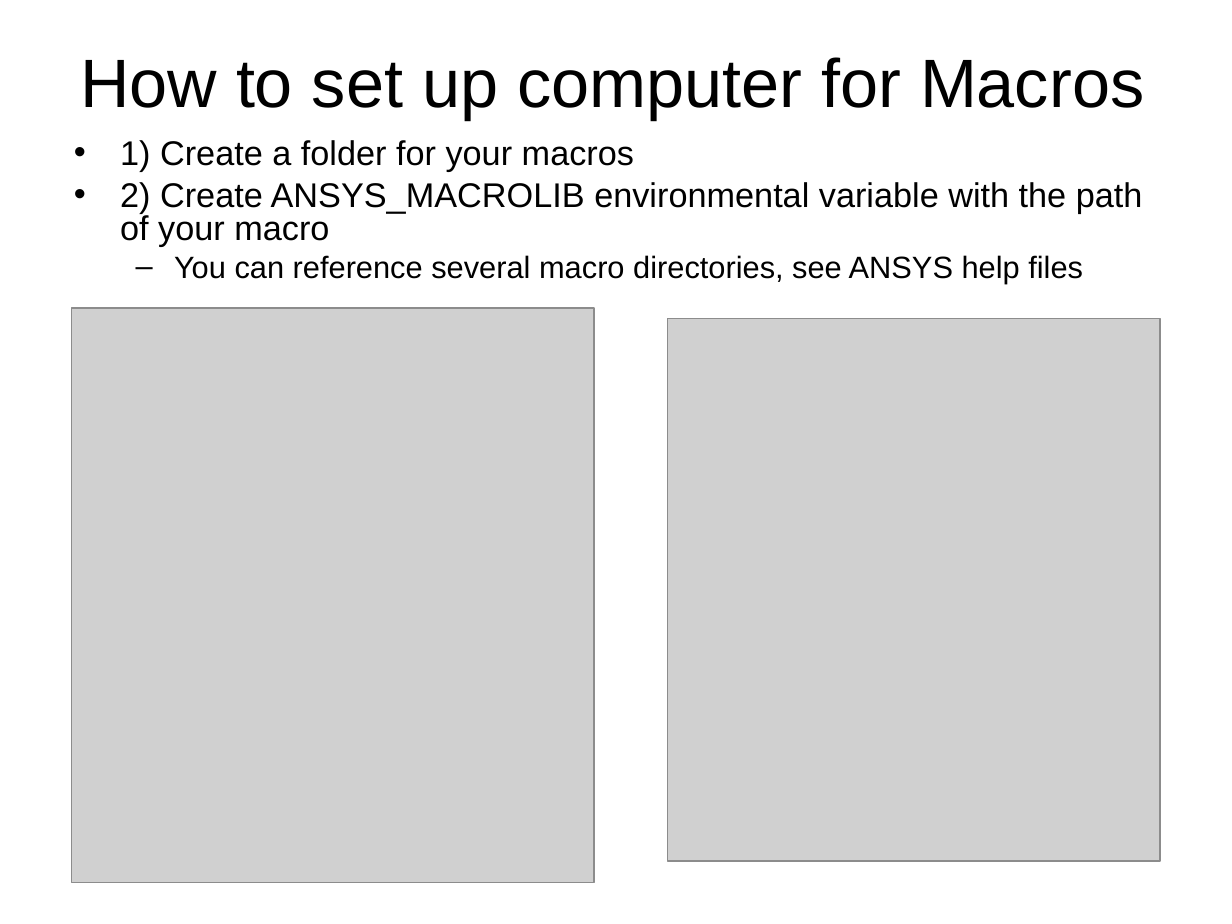
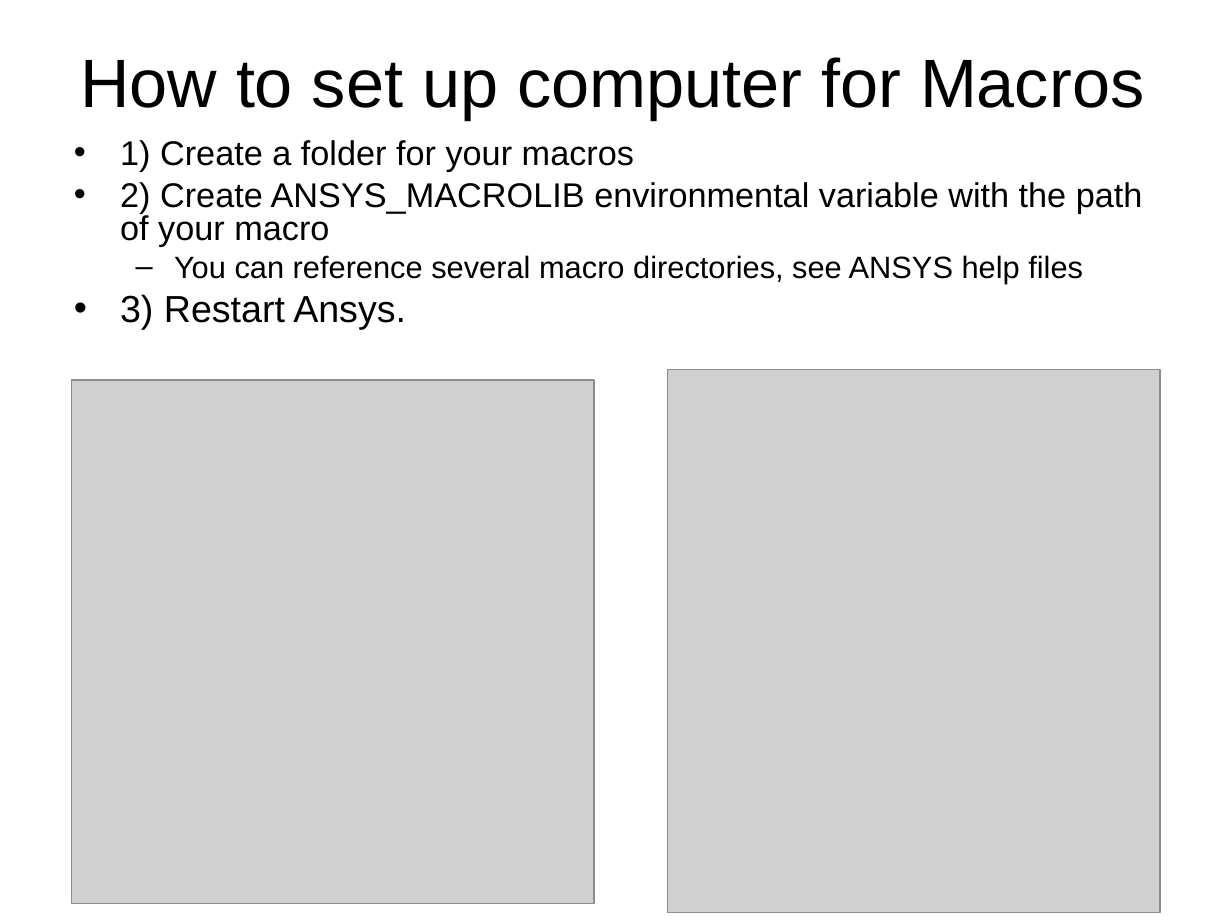
Before and after one commit to bguest/ansys-macros, a slide deck: slide 5 of ANSYS Macro Vision.ppt. Drawn at 1232x924 pixels with LibreOffice and Linux fonts; fonts in the diff are those of the drawing; grey boxes stand for pictures. Boxes give left, top, right and bottom in pixels: in the first picture for what was removed or moved away, otherwise in the second. Text is boxed around its words. In the diff, an @@ line names an element or a change of style, - is before the commit and + after.

```diff
--- a/ANSYS Macro Vision.ppt
+++ b/ANSYS Macro Vision.ppt
@@ text at <box>120,294,406,329</box>: paragraph added @@
+• 3) Restart Ansys.
@@ picture: place and size @@
-picture at <box>71,308,594,883</box>
+picture at <box>71,379,594,903</box>
@@ picture: place and size @@
-picture at <box>668,318,1161,861</box>
+picture at <box>668,370,1161,913</box>
```
Also in this commit, not shown: 6 other files.
